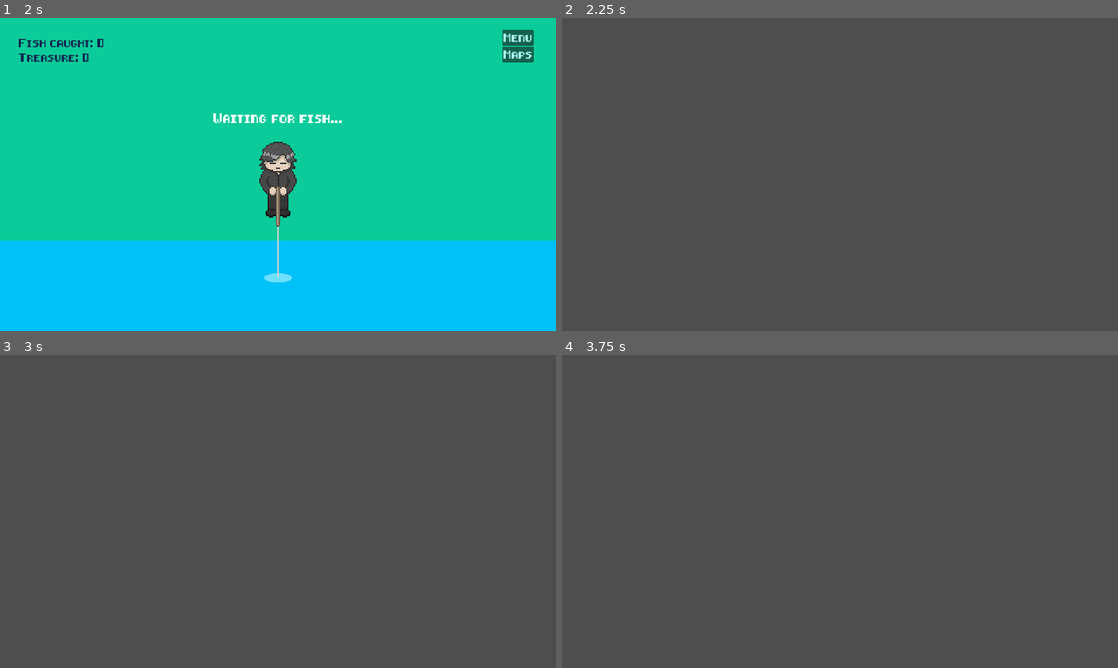
Above: before the commit, frames 1-4 (two rows, left to right).
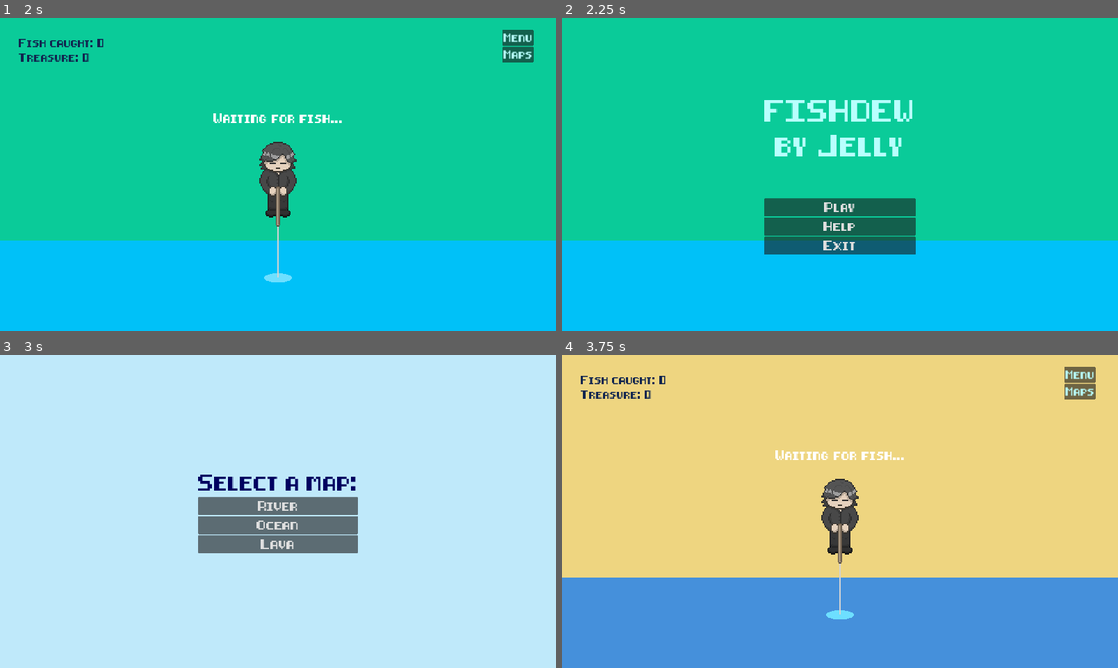
Above: after the commit, the same moments.

Repository: Anjellyrika/fishdew
Game: Godot game, scene res://src/main_menu.tscn
Two runs of this game, one before a commit and one after it. Both use one fixed random seed, a clock stepped at 60 frames per second and the inputs below.
Inputs (mouse positions are in pixels of both pictures, inside the frame that each line leads up to):
- Up to frame 1 (2 s): click "Play" at 0.5 s; click "River" at 1.25 s
- Up to frame 2 (2.25 s): click "Menu" at 2 s
- Up to frame 3 (3 s): click (278, 545) at 2.75 s, where only the run after the commit has a clickable "Play"
- Up to frame 4 (3.75 s): click (840, 524) at 3.5 s, where only the run after the commit has a clickable "Ocean"

Frame 1 is identical in both runs. In frame 2, 100% of the frame differs, in the area x 0-100%, y 0-100%; in frame 3, 100%; in frame 4, 99%.

Commit message:
fix: navigate from map selection back to main menu

Diff:
--- a/src/overworld/main_scene.gd
+++ b/src/overworld/main_scene.gd
@@ -82,7 +82,8 @@
 
 
 func _on_menu_pressed():
-	queue_free()
+	get_tree().change_scene_to_file("res://src/main_menu.tscn")
+
 
 func _on_maps_pressed():
 	var map_select_resource = load("res://src/ui/map_select_layer.tscn")
